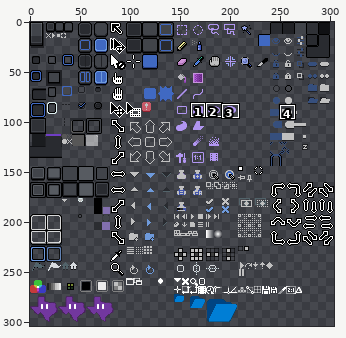
Edited in one commit: sprite sheet (data/extensions/aseprite-theme/dark/sheet.png). The first picture is a wide view before the edit; the outline marks the close-up.
Close-up. First the earlier version:
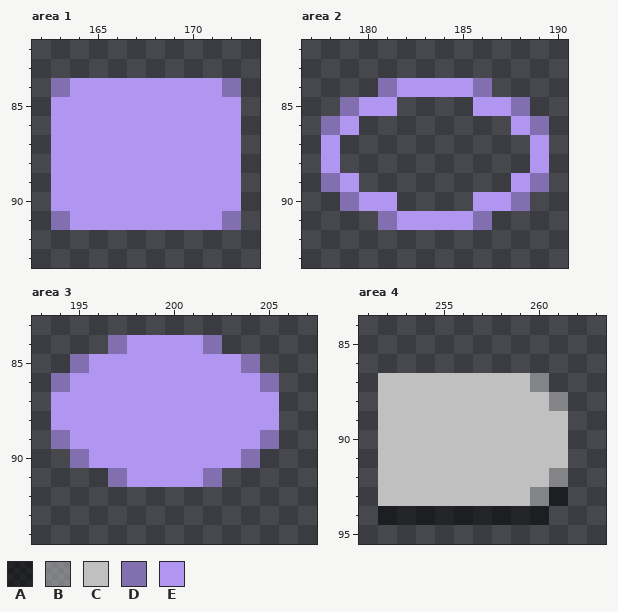
The file is 304x304 pixels. Pixels under 10% opacity are left out. Colours within 5 levels of each other are drawn and written as one. Shown: area 1: x 162..173, y 82..93; area 2: x 177..190, y 82..93; area 3: x 193..207, y 83..94; area 4: x 251..263, y 84..95. The commit also changed other parts of the picture, which this record leaves out.
Palette (. is transparent): A #00000080  B #c0c0c080  C #c0c0c0  D #826faf  E #b196f1
After the commit:
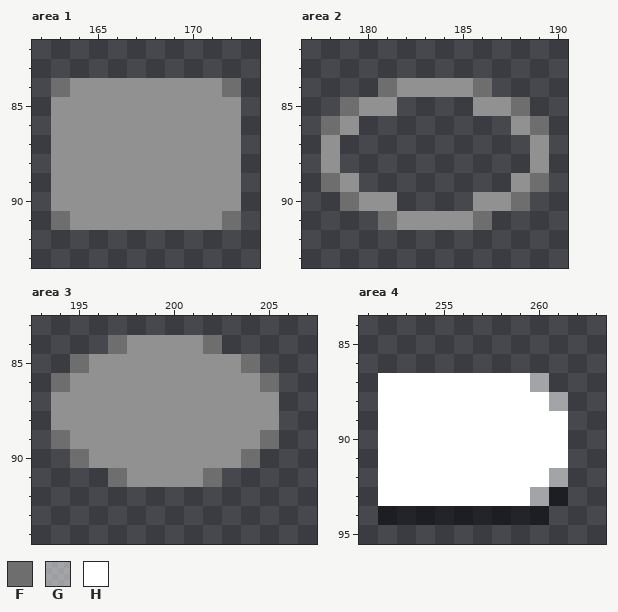
Colours new in this view: F #6e6e6e  G #ffffff80  H #ffffff
What changed:
colour E: #b196f1 -> #919191
Area 1:
y 84: x 163 D -> F; x 172 D -> F
y 91: x 163 D -> F; x 172 D -> F
Area 2:
y 84: x 181 D -> F; x 186 D -> F
y 85: x 179 D -> F; x 188 D -> F
y 86: x 178 D -> F; x 189 D -> F
y 89: x 178 D -> F; x 189 D -> F
y 90: x 179 D -> F; x 188 D -> F
y 91: x 181 D -> F; x 186 D -> F
Area 3:
y 84: x 197 D -> F; x 202 D -> F
y 85: x 195 D -> F; x 204 D -> F
y 86: x 194 D -> F; x 205 D -> F
y 89: x 194 D -> F; x 205 D -> F
y 90: x 195 D -> F; x 204 D -> F
y 91: x 197 D -> F; x 202 D -> F
Area 4:
y 87: x 252..260 CCCCCCCCB -> HHHHHHHHG
y 88: x 252..261 CCCCCCCCCB -> HHHHHHHHHG
y 89..91: x 252..261 CCCCCCCCCC -> HHHHHHHHHH
y 92: x 252..261 CCCCCCCCCB -> HHHHHHHHHG
y 93: x 252..260 CCCCCCCCB -> HHHHHHHHG
